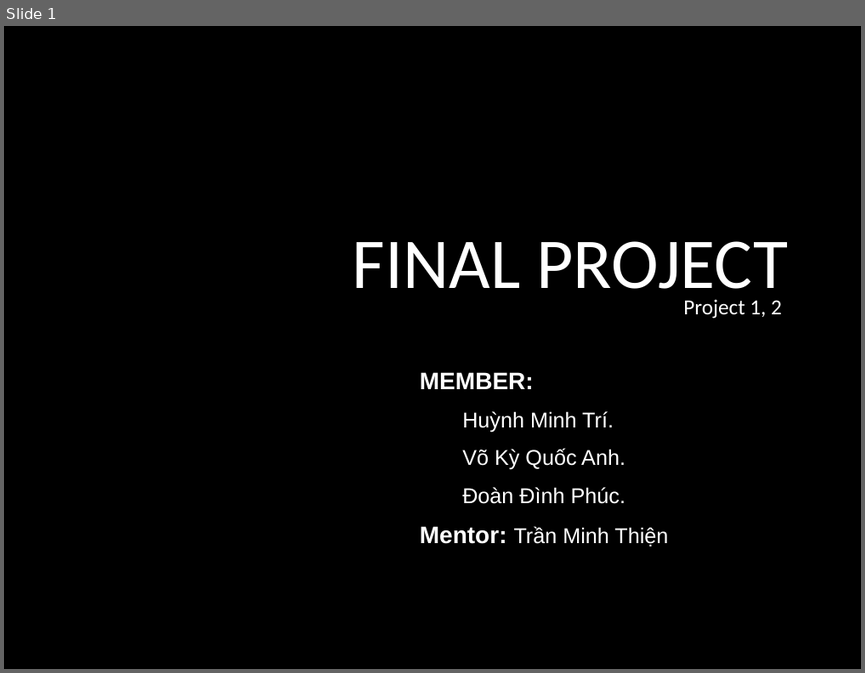
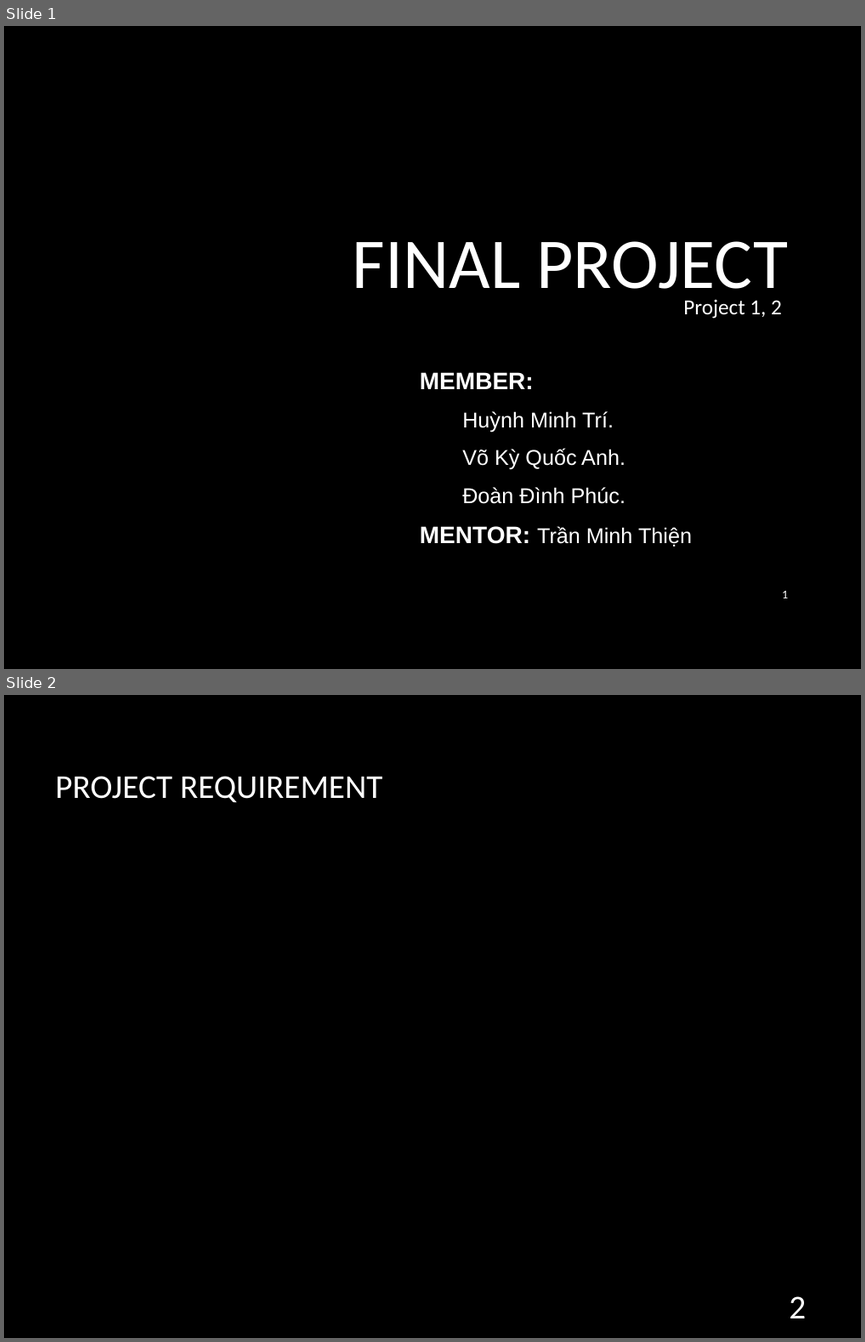
Before and after one commit to hmtri92/final-project, a slide deck: document/slide.pptx. Shown one above the other, each under a label of ours: slide 1 before the commit, slides 1 and 2 after it. The pictures are 865x673 and 865x1342 pixels, drawn with LibreOffice and Linux fonts; fonts in the diff are those of the drawing; background and template pictures are left out. Boxes give left, top, right and bottom in pixels: in the first picture for what was removed or moved away, otherwise in the second. Text is boxed around its words. In the diff, an @@ line names an element or a change of style, - is before the commit and + after.

```diff
--- a/document/slide.pptx
+++ b/document/slide.pptx
@@ slide 2 added at (4, 695, 861, 1338), background picture (left out) @@
@@ title added at (55, 776, 382, 803), 28 pt, text #FFFFFF @@
+PROJECT REQUIREMENT
@@ page number added at (789, 1296, 806, 1318), 28 pt, text #FFFFFF @@
+2
@@ slide 1 changed as well @@
@@ subtitle at (420, 526, 692, 546): text changed @@
-  Mentor: Trần Minh Thiện
+  MENTOR: Trần Minh Thiện
@@ page number added at (782, 590, 788, 598), 10 pt, text #FFFFFF @@
+1
```
Also in this commit, not shown: 7 other slides changed, 40 other files.
